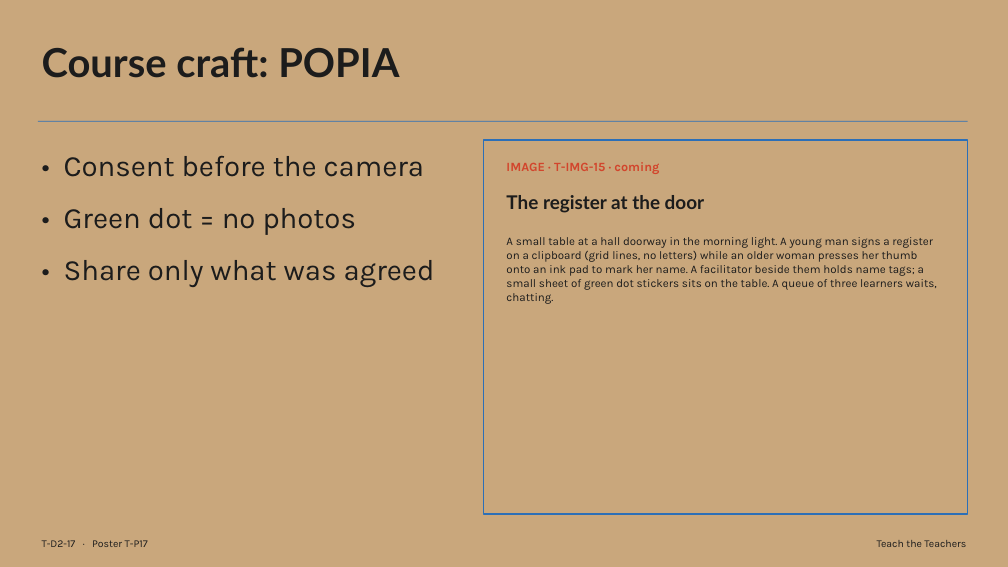
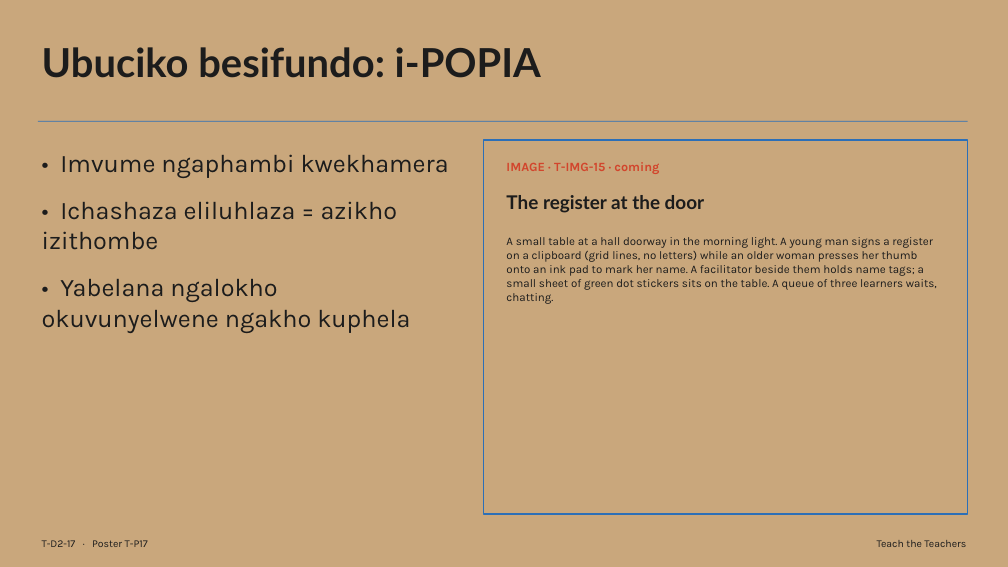
Before and after one commit to rorymclark-prog/ImbewuField, a slide deck: slide 17 of courses/build/teach-the-teachers/T-D2.zu.pptx. Drawn at 1008x567 pixels with LibreOffice and Linux fonts; fonts in the diff are those of the drawing. Boxes give left, top, right and bottom in pixels: in the first picture for what was removed or moved away, otherwise in the second. Text is boxed around its words. In the diff, an @@ line names an element or a change of style, - is before the commit and + after.

```diff
--- a/courses/build/teach-the-teachers/T-D2.zu.pptx
+++ b/courses/build/teach-the-teachers/T-D2.zu.pptx
@@ text at (42,47,541,78): text changed @@
-Course craft: POPIA
+Ubuciko besifundo: i-POPIA
@@ text at (42,154,449,333): text changed; size 28 to 24 pt @@
-• Consent before the camera
-• Green dot = no photos
-• Share only what was agreed
+• Imvume ngaphambi kwekhamera
+• Ichashaza eliluhlaza = azikho izithombe
+• Yabelana ngalokho okuvunyelwene ngakho kuphela
```
Also in this commit, not shown: 9 other slides changed, 38 other files.
